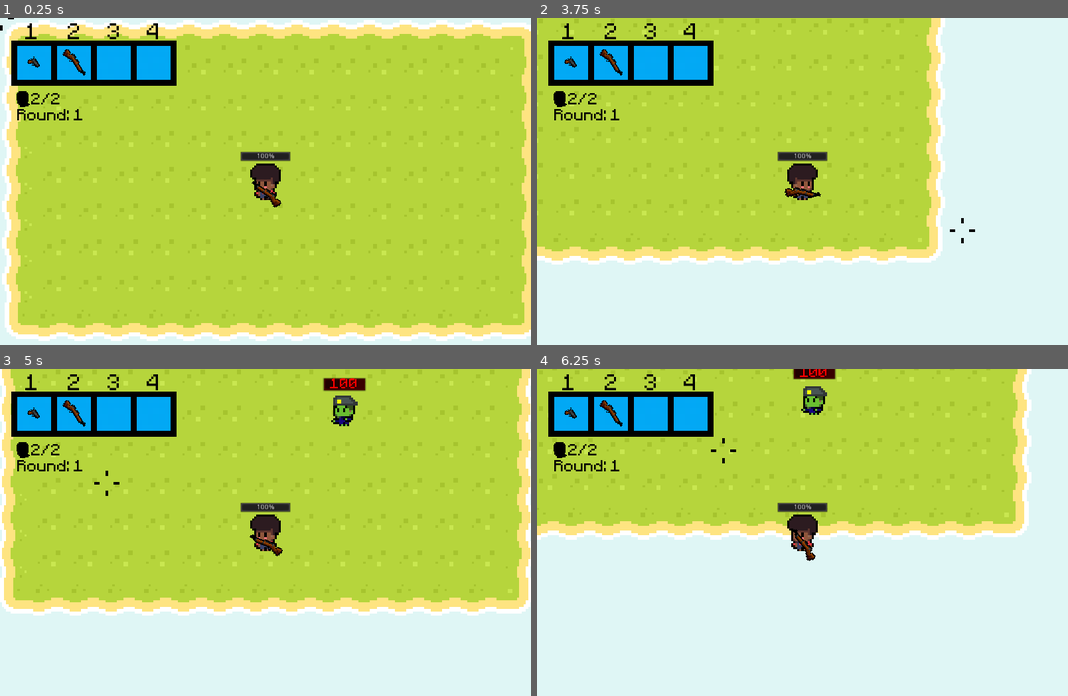
Above: before the commit, frames 1-4 (two rows, left to right).
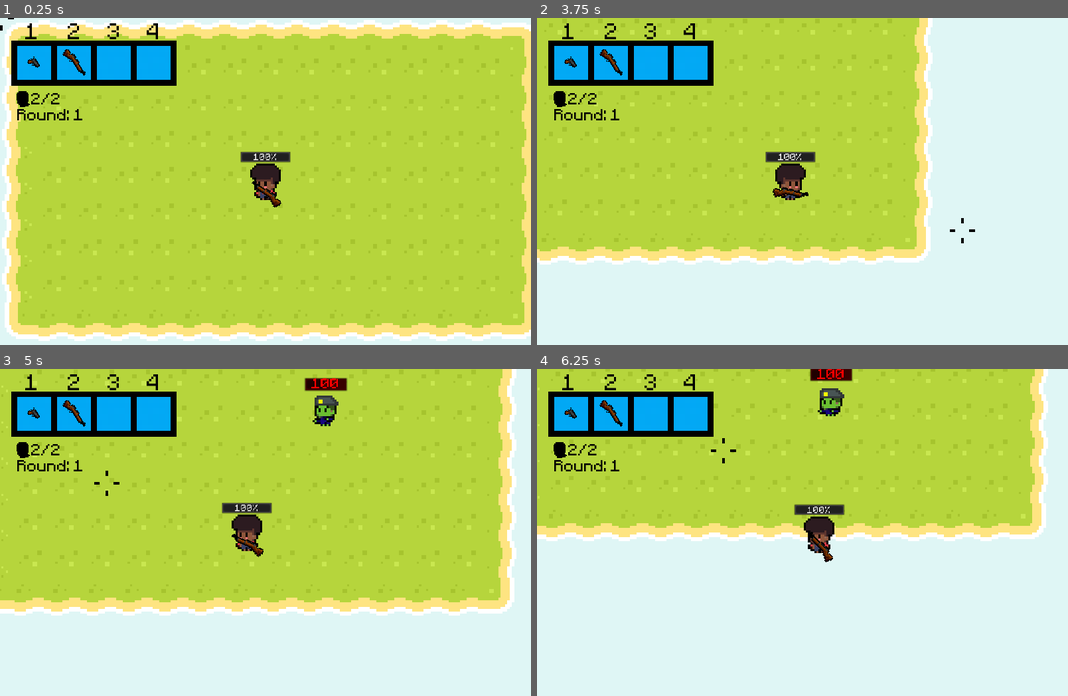
Above: after the commit, the same moments.

Repository: CatiorroPorgramador/Pixel-Survival
Game: Godot game, scene res://Scenes/Game.tscn
Two runs of this game, one before a commit and one after it. Both use one fixed random seed, a clock stepped at 60 frames per second and the inputs below.
Inputs (mouse positions are in pixels of both pictures, inside the frame that each line leads up to):
- Up to frame 1 (0.25 s): no input
- Up to frame 2 (3.75 s): tap Enter at 0.5 s; move the mouse to (919, 165) at 0.52 s; hold Right (ui_right) 0.53-1.28 s; move the mouse to (696, 197) at 1.27 s; hold Down (ui_down) 1.28-2.03 s; move the mouse to (855, 109) at 2.02 s; hold Right (ui_right) 2.03-2.78 s; move the mouse to (775, 246) at 2.77 s; hold Page Up (ui_page_up) 2.78-3.53 s; tap Space at 3.5 s; move the mouse to (961, 230) at 3.52 s; hold Left (ui_left) from 3.53 s (still down)
- Up to frame 3 (5 s): keep holding Left (ui_left); move the mouse to (106, 483) at 4.27 s
- Up to frame 4 (6.25 s): move the mouse to (829, 532) at 5.02 s; release Left (ui_left) at 5.03 s; hold Down (ui_down) 5.03-5.78 s; move the mouse to (722, 450) at 5.77 s; hold Right (ui_right) from 5.78 s (still down)

The runs differ from the first frame. In frame 1, 0.1% of the frame differs, in the area x 45-55%, y 41-45%; in frame 2, 6.3%; in frame 3, 11%, in the area x 0-100%, y 0-76%; in frame 4, 7.6%.

Commit message:
game commit

Diff:
--- a/Scenes/Game.tscn
+++ b/Scenes/Game.tscn
@@ -174,6 +174,9 @@
 [sub_resource type="RectangleShape2D" id=1]
 extents = Vector2( 10, 7.1 )
 
+[sub_resource type="DynamicFont" id=9]
+font_data = ExtResource( 15 )
+
 [sub_resource type="RectangleShape2D" id=3]
 
 [sub_resource type="DynamicFont" id=5]
@@ -245,6 +248,7 @@
 margin_right = 50.0
 margin_bottom = -40.0
 rect_min_size = Vector2( 100, 20 )
+custom_fonts/font = SubResource( 9 )
 value = 100.0
 rounded = true
 __meta__ = {
--- a/Scripts/Player.gd
+++ b/Scripts/Player.gd
@@ -49,8 +49,11 @@
 
 func movement_control(delta):
 	# Motion
-	motion.x = (int(Input.is_action_pressed("ui_right")) - int(Input.is_action_pressed("ui_left"))) * speed
-	motion.y = (int(Input.is_action_pressed("ui_down")) - int(Input.is_action_pressed("ui_up"))) * speed
+	motion.x = (int(Input.is_action_pressed('ui_right')) - int(Input.is_action_pressed('ui_left'))) * speed
+	motion.y = (int(Input.is_action_pressed('ui_down')) - int(Input.is_action_pressed('ui_up'))) * speed
+
+	if (Input.is_action_just_pressed('ui_page_up')):
+		$Camera2D.smoothing_enabled = not $Camera2D.smoothing_enabled
 
 	move_and_slide(motion)
 
Not shown: 1 places in Scenes/Game.tscn that only renumber resources
